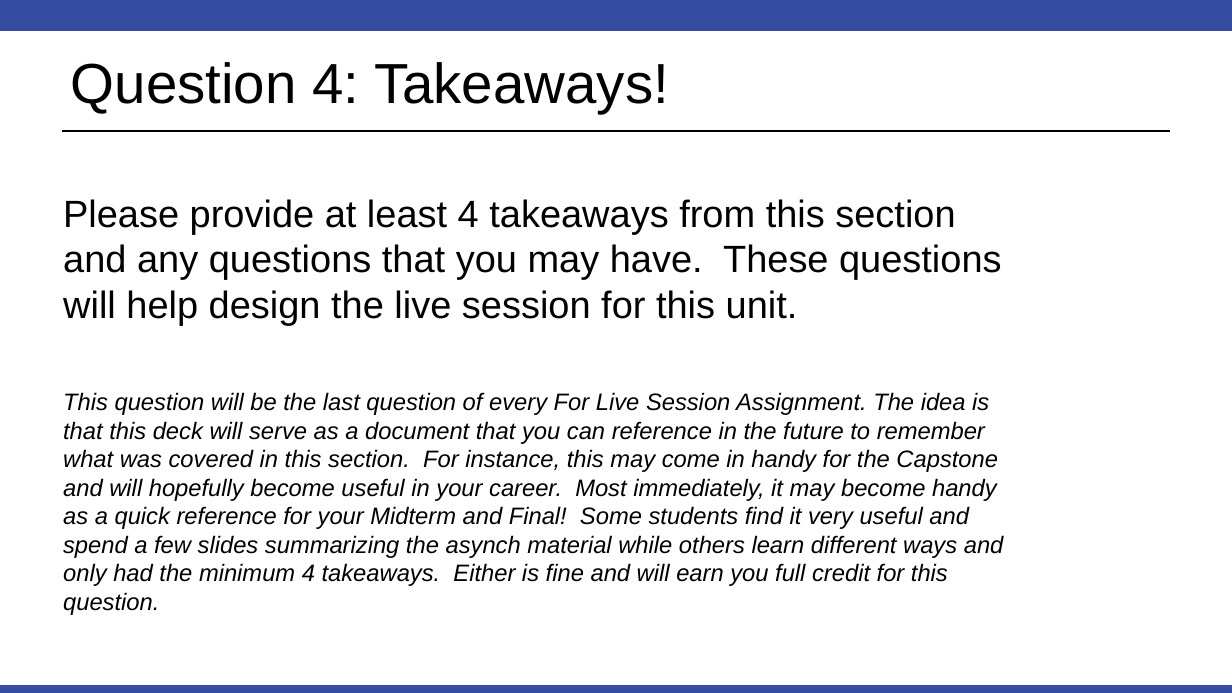
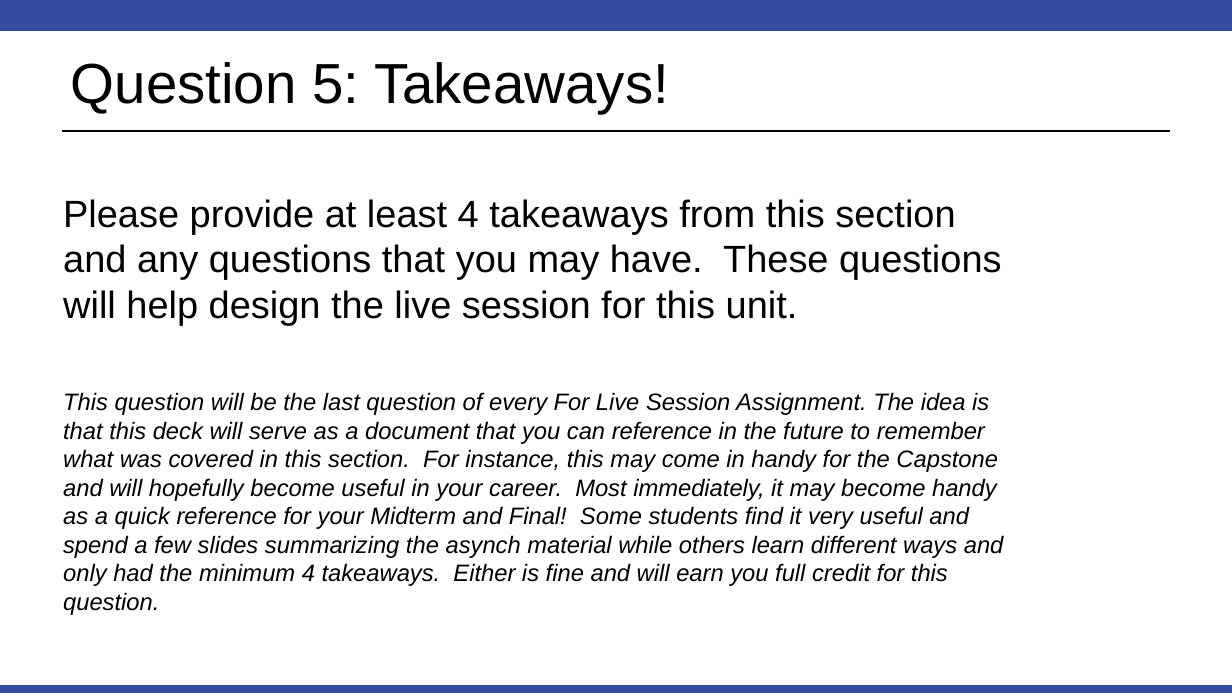
Before and after one commit to BivinSadler/MSDS_6371_Stat_Foundations, a slide deck: slide 15 of Unit 4/6371 FLS Unit 4.pptx. Drawn at 1232x693 pixels with LibreOffice and Linux fonts; fonts in the diff are those of the drawing. Boxes give left, top, right and bottom in pixels: in the first picture for what was removed or moved away, otherwise in the second. Text is boxed around its words. In the diff, an @@ line names an element or a change of style, - is before the commit and + after.

```diff
--- a/Unit 4/6371 FLS Unit 4.pptx
+++ b/Unit 4/6371 FLS Unit 4.pptx
@@ title at bbox=[71, 62, 669, 113]: text changed @@
-Question 4: Takeaways!
+Question 5: Takeaways!
```
Also in this commit, not shown: 1 other slide changed.
